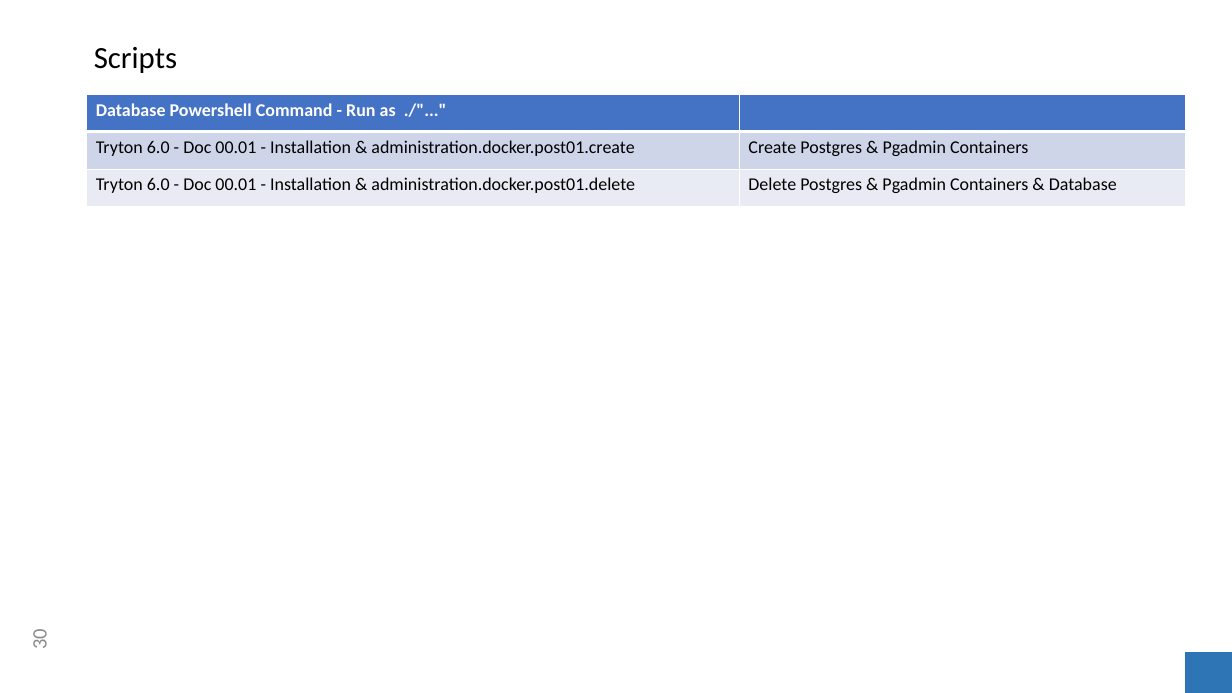
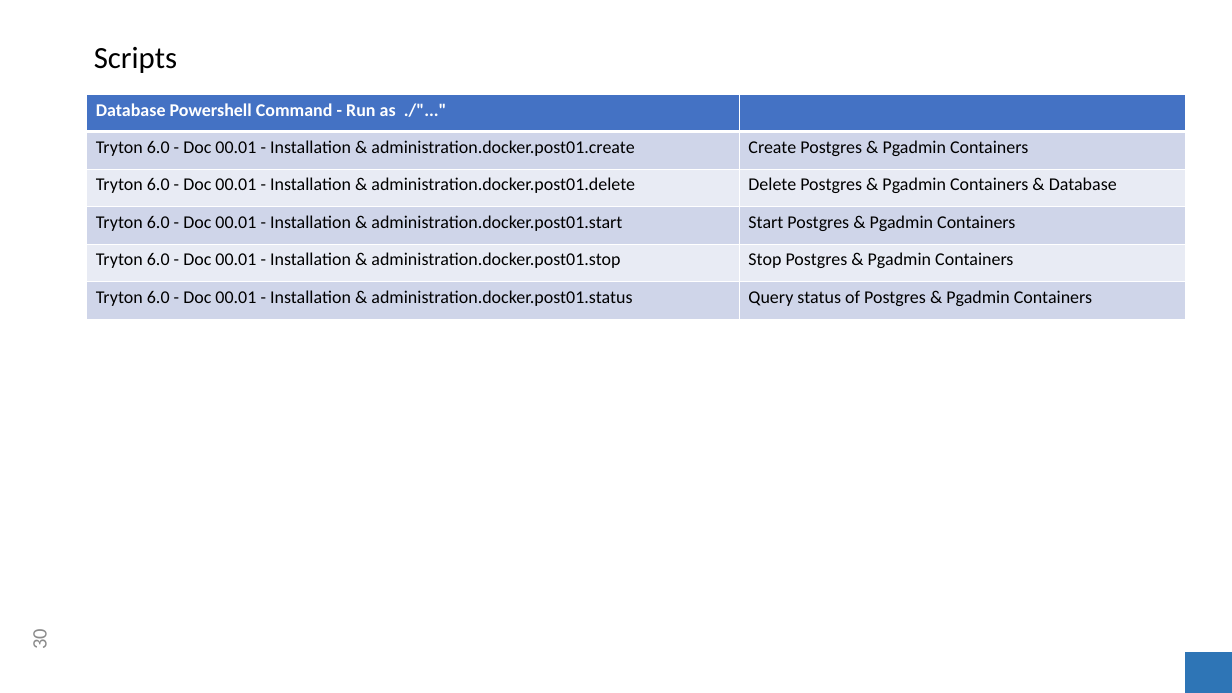
Before and after one commit to clixwise/tryton-by-example, a slide deck: slide 30 of Tryton 6.0 - Doc 00.01 - Installation & administration.pptx. Drawn at 1232x693 pixels with LibreOffice and Linux fonts; fonts in the diff are those of the drawing. Boxes give left, top, right and bottom in pixels: in the first picture for what was removed or moved away, otherwise in the second. Text is boxed around its words. In the diff, an @@ line names an element or a change of style, - is before the commit and + after.

```diff
--- a/Tryton 6.0 - Doc 00.01 - Installation & administration.pptx
+++ b/Tryton 6.0 - Doc 00.01 - Installation & administration.pptx
@@ table at (x1=87, y1=94, x2=1186, y2=319) @@
+row 4: Tryton 6.0 - Doc 00.01 - Installation & administration.docker.post01.start | Start Postgres & Pgadmin Containers
+row 5: Tryton 6.0 - Doc 00.01 - Installation & administration.docker.post01.stop | Stop Postgres & Pgadmin Containers
+row 6: Tryton 6.0 - Doc 00.01 - Installation & administration.docker.post01.status | Query status of Postgres & Pgadmin Containers
```
Also in this commit, not shown: 10 other slides changed, 4 slides added, 2 slides removed, 14 other files.
